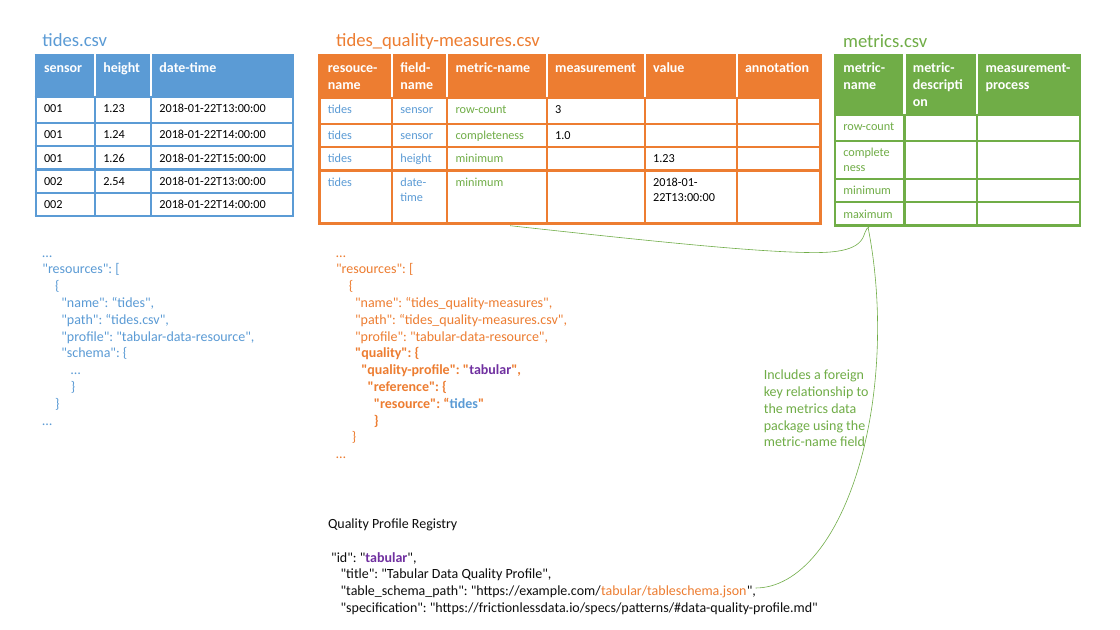
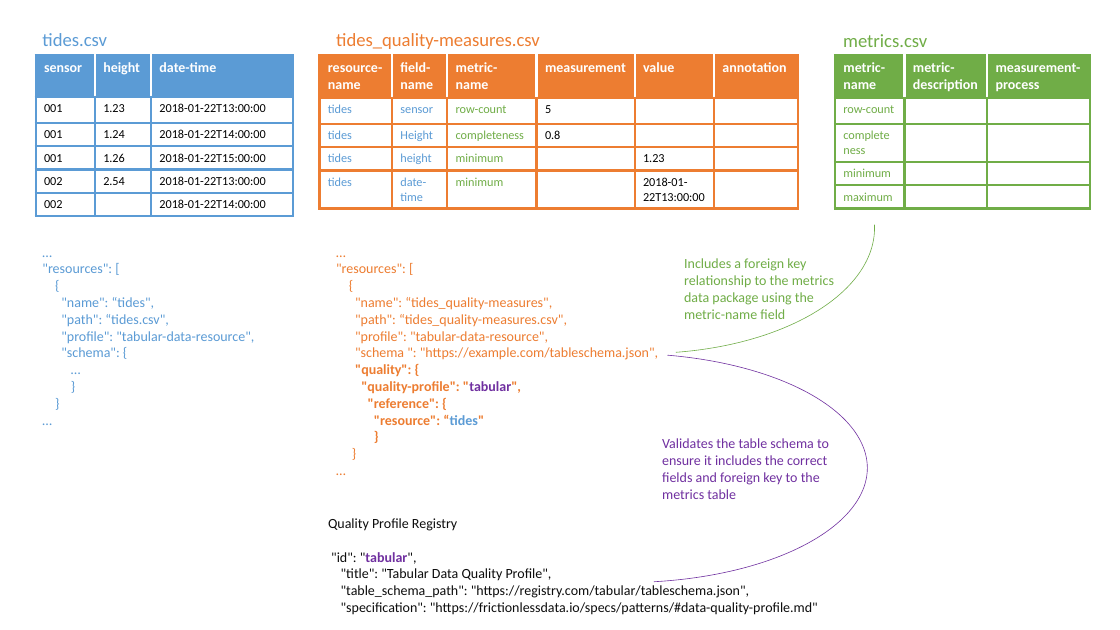
Before and after one commit to Stephen-Gates/data-quality-pattern, a slide deck: slide 1 of img/data-quality-pattern.pptx. Drawn at 1120x630 pixels with LibreOffice and Linux fonts; fonts in the diff are those of the drawing. Boxes give left, top, right and bottom in pixels: in the first picture for what was removed or moved away, otherwise in the second. Text is boxed around its words. In the diff, an @@ line names an element or a change of style, - is before the commit and + after.

```diff
--- a/img/data-quality-pattern.pptx
+++ b/img/data-quality-pattern.pptx
@@ table at [319, 55, 797, 208] @@
-row 1, column 1: resouce-name
+row 1, column 1: resource-name
-row 2, column 4: 3
+row 2, column 4: 5
-row 3, column 2: sensor
+row 3, column 2: Height
-row 3, column 4: 1.0
+row 3, column 4: 0.8
@@ table: place and size @@
-table at [319, 55, 820, 223]
+table at [319, 55, 797, 208]
@@ table: place and size @@
-table at [835, 55, 1081, 224]
+table at [835, 55, 1090, 208]
@@ arc (boxed as its full ellipse) "Includes a foreign key relationship ...": place and size @@
-arc (boxed as its full ellipse) "Includes a foreign key relationship ..." at [634, 68, 878, 588]
+arc (boxed as its full ellipse) "Includes a foreign key relationship ..." at [416, 102, 875, 353]
@@ arc (boxed as its full ellipse) "Includes a foreign key relationship ..." at [416, 102, 875, 353]: proportions changed @@
@@ freeform shape removed at [510, 226, 870, 253] @@
@@ text in arc (boxed as its full ellipse) at [684, 258, 834, 305]: text changed @@
-Includes a foreign key relationship to the metrics data package using the
+Includes a foreign key relationship to the metrics
+data package using the
@@ text at [355, 347, 658, 360]: paragraph added @@
+"schema ": "https://example.com/tableschema.json",
@@ arc (boxed as its full ellipse) added at [384, 353, 867, 582], fill #FFFFFF, outline #7030A0 0.5 pt, 12 pt, text #7030A0 @@
+Validates the table schema to ensure it includes the correct fields and foreign key to the metrics table
@@ text at [341, 585, 749, 598]: text changed @@
-"table_schema_path": "https://example.com/tabular/tableschema.json",
+"table_schema_path": "https://registry.com/tabular/tableschema.json",
```
Also in this commit, not shown: 1 other file.
